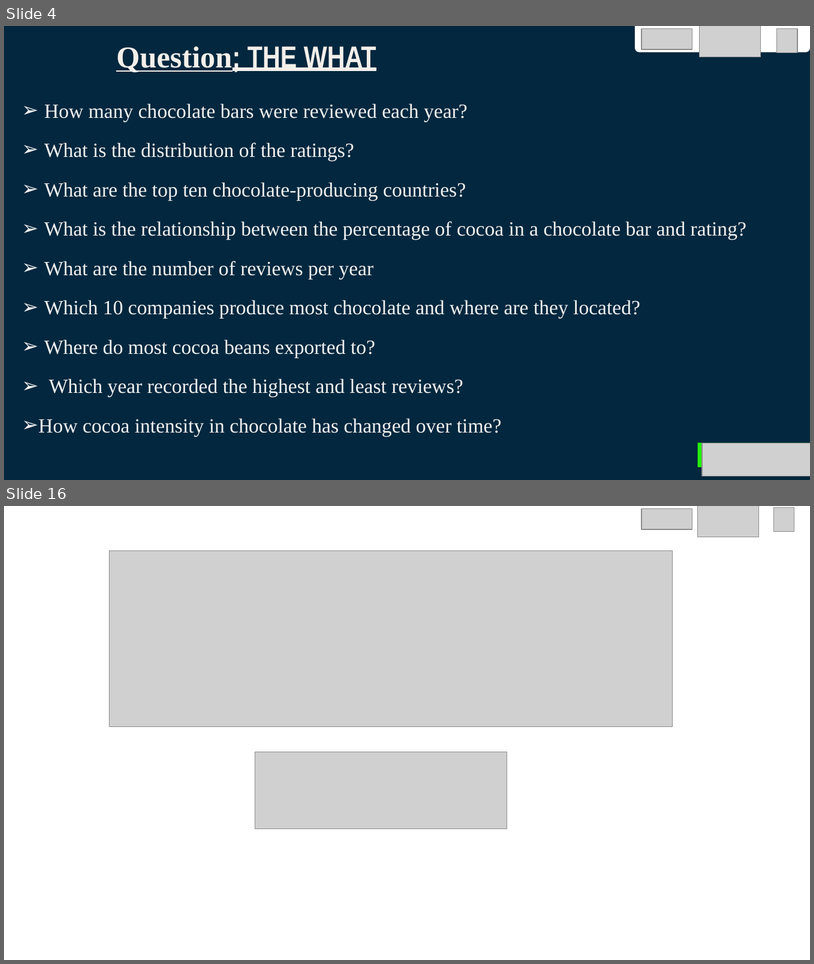
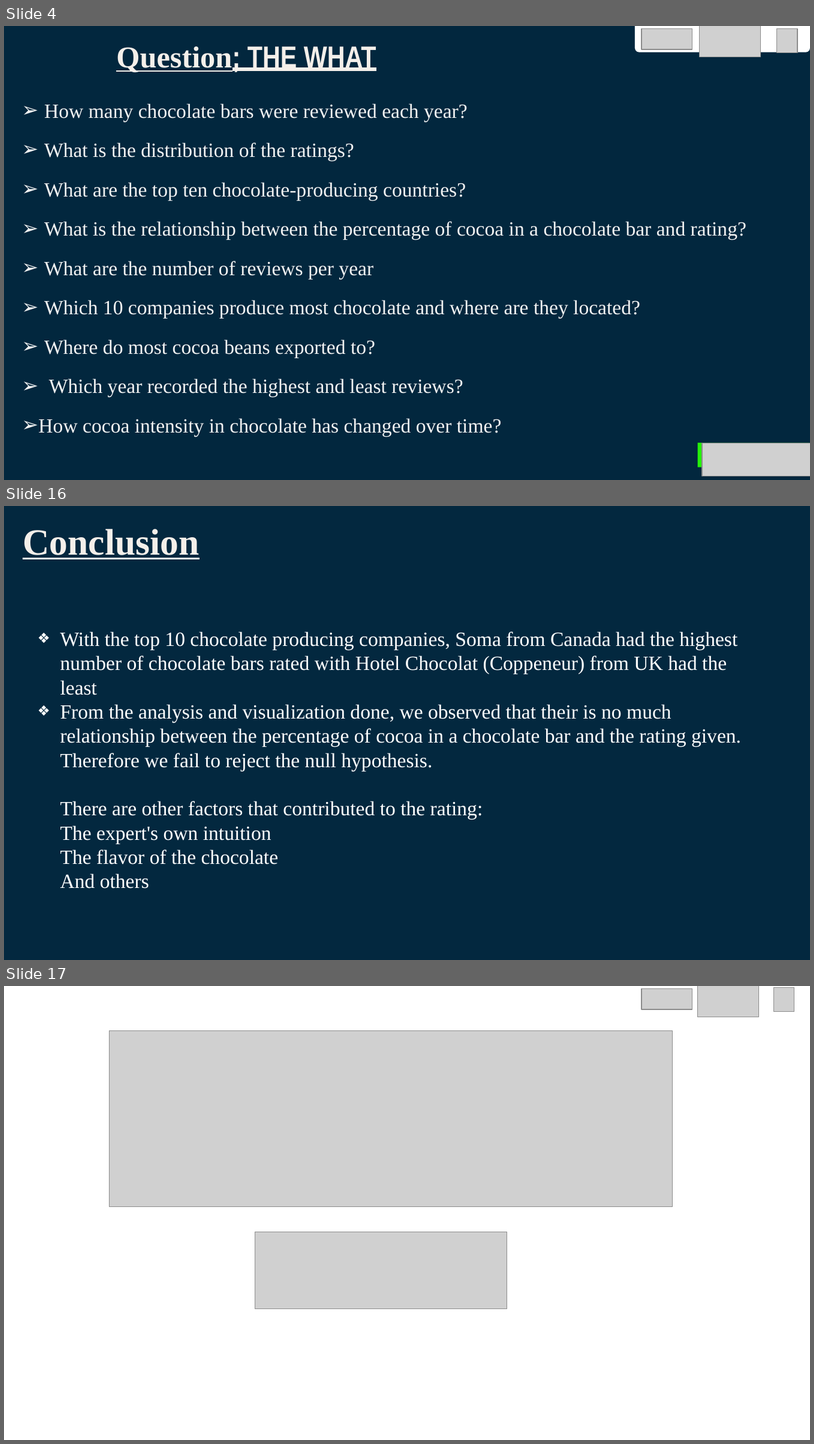
Before and after one commit to Daksam/Group-1-EDA-project, a slide deck: Group 1 EDA Project DIGICAP.pptx. Shown one above the other, each under a label of ours: slides 4 and 16 before the commit, slides 4, 16 and 17 after it; the slides between them are not shown. The pictures are 814x964 and 814x1444 pixels, drawn with LibreOffice and Linux fonts; fonts in the diff are those of the drawing; grey boxes stand for pictures. Boxes give left, top, right and bottom in pixels: in the first picture for what was removed or moved away, otherwise in the second. Text is boxed around its words. In the diff, an @@ line names an element or a change of style, - is before the commit and + after.

```diff
--- a/Group 1 EDA Project DIGICAP.pptx
+++ b/Group 1 EDA Project DIGICAP.pptx
@@ slide 16 added at (4,506,810,960), background #02283F @@
@@ title added at (23,529,199,559), 44 pt, text #F4EFEA, bold, underline @@
+Conclusion
@@ subtitle added at (60,631,741,888), 24 pt, text #FFFFFF @@
+❖ With the top 10 chocolate producing companies, Soma from Canada had the highest number of chocolate bars rated with Hotel Chocolat (Coppeneur) from UK had the least
+❖ From the analysis and visualization done, we observed that their is no much relationship between the percentage of cocoa in a chocolate bar and the rating given. Therefore we fail to reject the null hypothesis.
+  There are other factors that contributed to the rating:
+  The expert's own intuition
+  The flavor of the chocolate
+  And others
@@ what was slide 16 is now slide 17 @@
```
Also in this commit, not shown: 14 slides changed.
